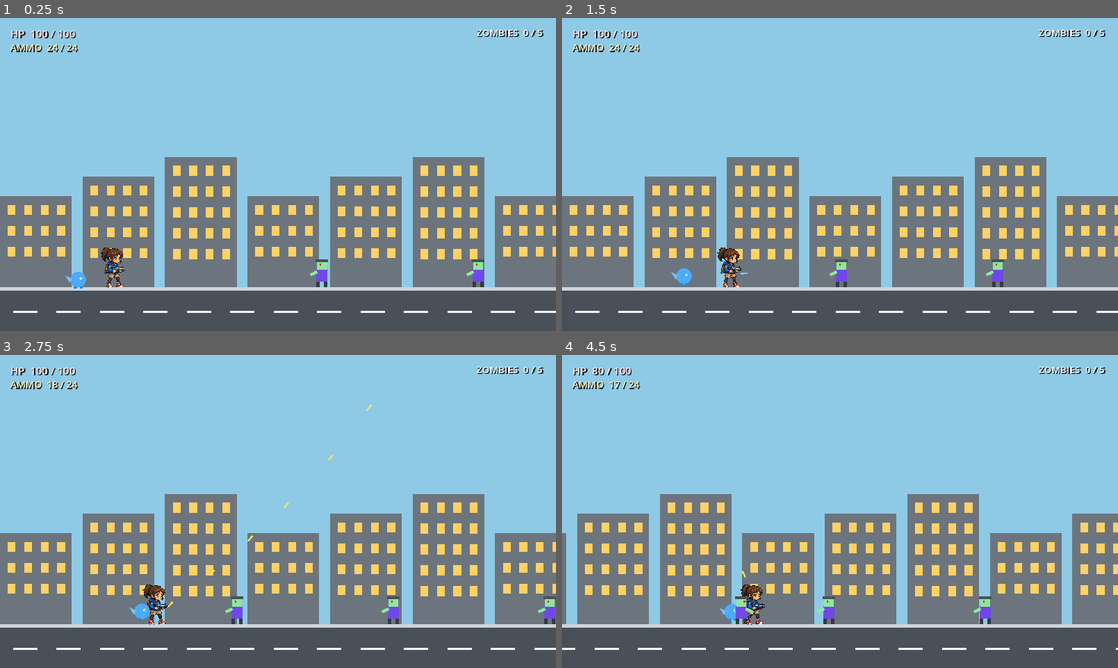
Above: before the commit, frames 1-4 (two rows, left to right).
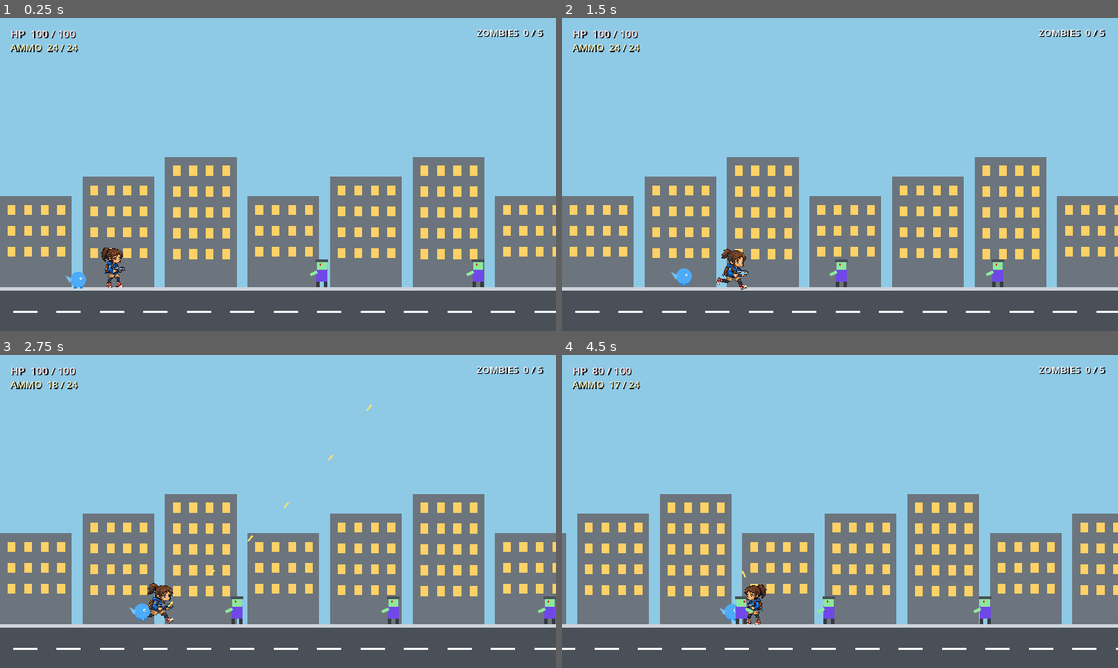
Above: after the commit, the same moments.

Repository: Fishforgithub/pets-vs-zombies
Game: Godot game, scene res://game/main/main.tscn
The game is run twice, just before and just after one commit, with the same random seed, the same clock (stepped at 60 frames per second) and the same inputs.
Inputs (mouse positions are in pixels of both pictures, inside the frame that each line leads up to):
- Up to frame 1 (0.25 s): no input
- Up to frame 2 (1.5 s): tap Enter (restart) at 0.5 s; move the mouse to (962, 158) at 0.52 s; hold S (crouch) 0.53-1.28 s; hold D (move_right) from 0.53 s (still down); tap Space (jump) at 0.77 s; move the mouse to (728, 190) at 1.27 s; tap S (crouch) at 1.35 s
- Up to frame 3 (2.75 s): tap Space (jump) at 1.52 s; move the mouse to (333, 442) at 2.02 s; release D (move_right) at 2.03 s; press the mouse at (333, 442) at 2.03 s; hold A (move_left) from 2.03 s (still down); tap S (crouch) at 2.3 s
- Up to frame 4 (4.5 s): move the mouse to (812, 574) at 2.77 s; release A (move_left) at 2.78 s; release the mouse at (812, 574) at 2.78 s; hold D (move_right) 2.78-4.28 s; tap S (crouch) at 2.85 s; tap Space (jump) at 3.02, 3.77 s; move the mouse to (1006, 558) at 3.52 s; hold S (crouch) 3.53-4.28 s; move the mouse to (673, 464) at 4.27 s; hold A (move_left) from 4.28 s (still down); click (673, 464) at 4.35 s

The runs differ from the first frame. In frame 1, less than 0.1% of the frame differs, in the area x 18-23%, y 73-87%; in frame 2, 0.4%, in the area x 27-34%, y 73-87%; in frame 3, 0.4%; in frame 4, 0.3%.

Commit message:
Add six-frame girl run animation

Diff:
--- a/game/player/player.gd
+++ b/game/player/player.gd
@@ -20,6 +20,8 @@
 var fire_cooldown: float = 0.0
 var is_crouching: bool = false
 var is_dead: bool = false
+
+@onready var character_sprite: AnimatedSprite2D = $CharacterSprite
 
 func _ready() -> void:
 	health = max_health
@@ -54,7 +56,19 @@
 		reload()
 
 	move_and_slide()
+	_update_animation(axis)
 	queue_redraw()
+
+func _update_animation(move_axis: float) -> void:
+	if not is_instance_valid(character_sprite):
+		return
+	character_sprite.flip_h = aim_direction.x < 0.0
+	if is_dead:
+		character_sprite.pause()
+	elif is_on_floor() and absf(move_axis) > 0.05 and not is_crouching:
+		character_sprite.play(&"run")
+	else:
+		character_sprite.play(&"idle")
 
 func _try_fire() -> void:
 	if fire_cooldown > 0.0:
@@ -86,12 +100,14 @@
 	if health <= 0:
 		is_dead = true
 		velocity = Vector2.ZERO
+		if is_instance_valid(character_sprite):
+			character_sprite.pause()
 		died.emit()
 	queue_redraw()
 
 func _draw() -> void:
-	var production_sprite := get_node_or_null("CharacterSprite") as Sprite2D
-	if is_instance_valid(production_sprite) and production_sprite.texture != null:
+	var production_sprite := get_node_or_null("CharacterSprite") as AnimatedSprite2D
+	if is_instance_valid(production_sprite) and production_sprite.sprite_frames != null:
 		return
 	# Temporary code-drawn pixel character. Production art will replace this.
 	var crouch_offset := 9.0 if is_crouching else 0.0
--- a/game/player/player.tscn
+++ b/game/player/player.tscn
@@ -1,11 +1,70 @@
-[gd_scene load_steps=4 format=3]
+[gd_scene load_steps=12 format=3]
 
 [ext_resource type="Script" path="res://game/player/player.gd" id="1"]
 [ext_resource type="Texture2D" path="res://assets/characters/girl/girl_idle.png" id="2"]
+[ext_resource type="Texture2D" path="res://assets/characters/girl/girl_run_sheet.png" id="3"]
 
 [sub_resource type="CapsuleShape2D" id="1"]
 radius = 11.0
 height = 54.0
+
+[sub_resource type="AtlasTexture" id="2"]
+atlas = ExtResource("3")
+region = Rect2(0, 0, 256, 256)
+
+[sub_resource type="AtlasTexture" id="3"]
+atlas = ExtResource("3")
+region = Rect2(256, 0, 256, 256)
+
+[sub_resource type="AtlasTexture" id="4"]
+atlas = ExtResource("3")
+region = Rect2(512, 0, 256, 256)
+
+[sub_resource type="AtlasTexture" id="5"]
+atlas = ExtResource("3")
+region = Rect2(0, 256, 256, 256)
+
+[sub_resource type="AtlasTexture" id="6"]
+atlas = ExtResource("3")
+region = Rect2(256, 256, 256, 256)
+
+[sub_resource type="AtlasTexture" id="7"]
+atlas = ExtResource("3")
+region = Rect2(512, 256, 256, 256)
+
+[sub_resource type="SpriteFrames" id="8"]
+animations = [{
+"frames": [{
+"duration": 1.0,
+"texture": ExtResource("2")
+}],
+"loop": true,
+"name": &"idle",
+"speed": 4.0
+}, {
+"frames": [{
+"duration": 1.0,
+"texture": SubResource("2")
+}, {
+"duration": 1.0,
+"texture": SubResource("3")
+}, {
+"duration": 1.0,
+"texture": SubResource("4")
+}, {
+"duration": 1.0,
+"texture": SubResource("5")
+}, {
+"duration": 1.0,
+"texture": SubResource("6")
+}, {
+"duration": 1.0,
+"texture": SubResource("7")
+}],
+"loop": true,
+"name": &"run",
+"speed": 10.0
+}]
 
 [node name="Player" type="CharacterBody2D"]
 collision_layer = 2
@@ -16,10 +75,11 @@
 position = Vector2(0, -27)
 shape = SubResource("1")
 
-[node name="CharacterSprite" type="Sprite2D" parent="."]
+[node name="CharacterSprite" type="AnimatedSprite2D" parent="."]
 position = Vector2(2, -44)
-scale = Vector2(0.22, 0.22)
-texture = ExtResource("2")
+scale = Vector2(0.44, 0.44)
+sprite_frames = SubResource("8")
+animation = &"idle"
 
 [node name="Camera2D" type="Camera2D" parent="."]
 position = Vector2(180, -80)
Binary file changed: assets/characters/girl/girl_idle.png
Binary file added: assets/characters/girl/girl_run_sheet.png
Not shown, changed: docs/ASSET_MIGRATION.md
